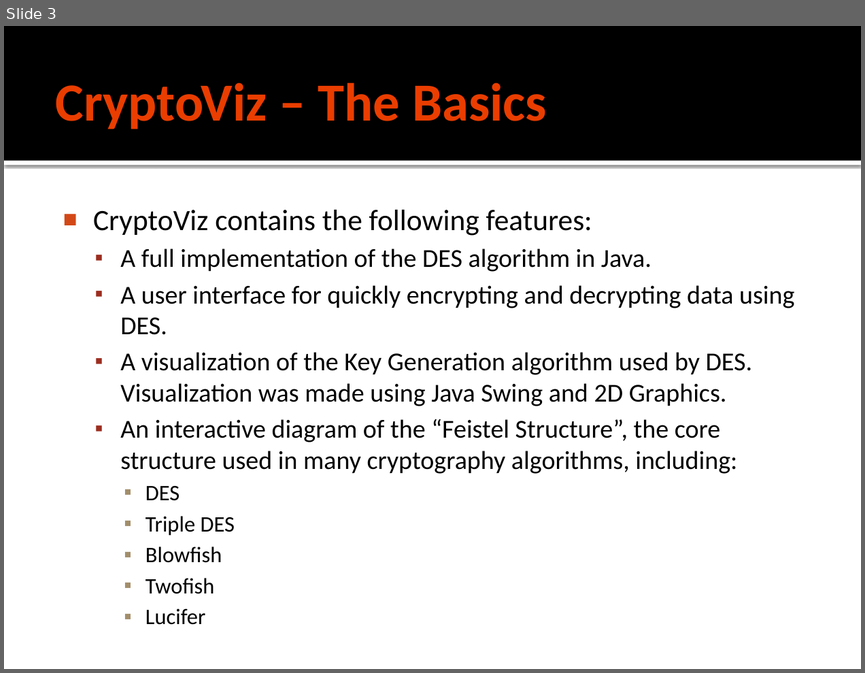
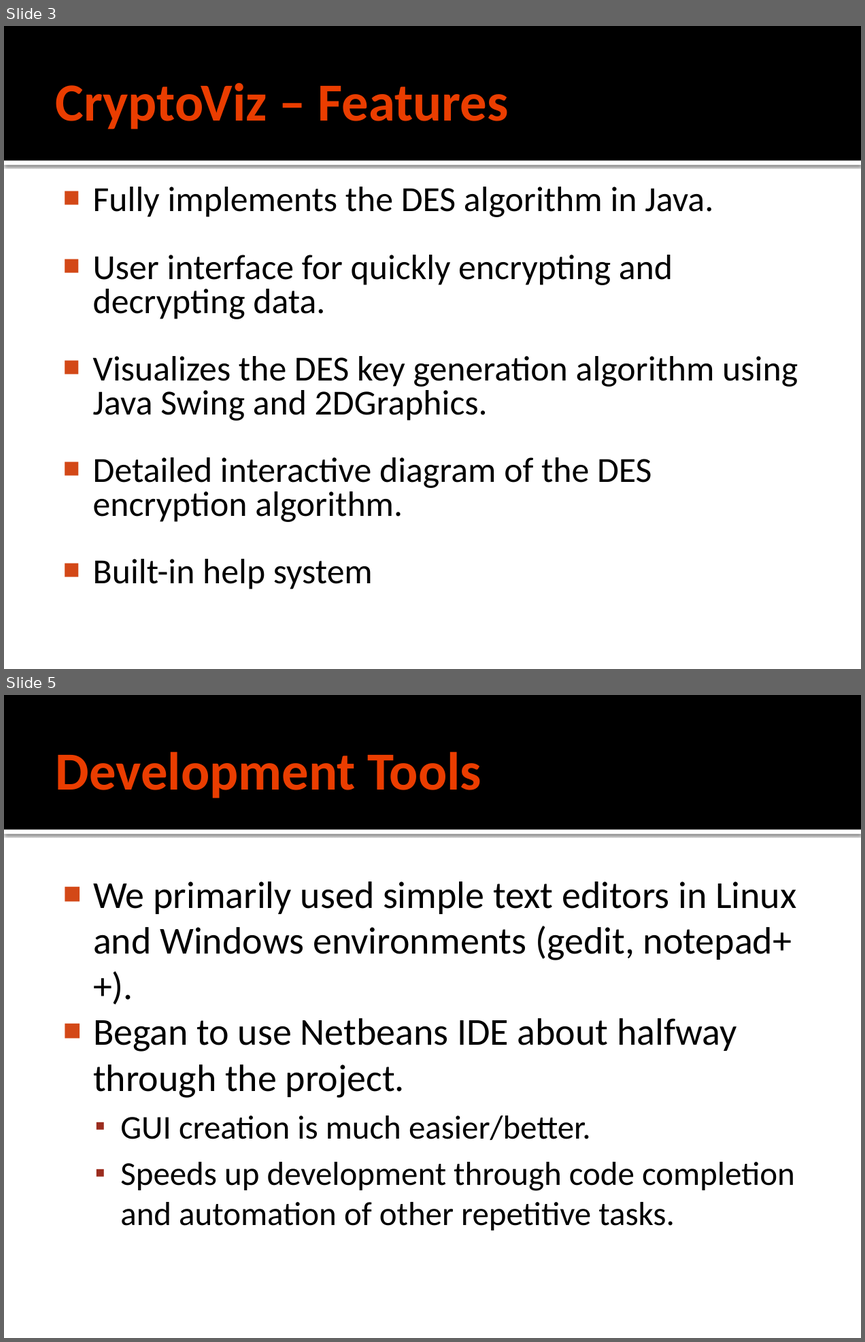
Before and after one commit to ikram1996/cryptoviz, a slide deck: docs/CryptoViz.pptx. Shown one above the other, each under a label of ours: slide 3 before the commit, slides 3 and 5 after it; the slides between them are not shown. The pictures are 865x673 and 865x1342 pixels, drawn with LibreOffice and Linux fonts; fonts in the diff are those of the drawing. Boxes give left, top, right and bottom in pixels: in the first picture for what was removed or moved away, otherwise in the second. Text is boxed around its words. In the diff, an @@ line names an element or a change of style, - is before the commit and + after.

```diff
--- a/docs/CryptoViz.pptx
+++ b/docs/CryptoViz.pptx
@@ slide 5 added at bbox=[4, 695, 861, 1338], background #FFFFFF; not listed: 2 template elements that a slide beside it also shows @@
@@ title added at bbox=[56, 751, 481, 798], 45 pt, text #EA3D00, bold @@
+Development Tools
@@ text added at bbox=[93, 881, 796, 1230], 32 pt, text #000000 @@
+■ We primarily used simple text editors in Linux and Windows environments (gedit, notepad++).
+■ Began to use Netbeans IDE about halfway through the project.
+  ▪ GUI creation is much easier/better.
+  ▪ Speeds up development through code completion and automation of other repetitive tasks.
@@ slide 3 changed as well @@
@@ title at bbox=[56, 82, 509, 129]: text changed @@
-CryptoViz – The Basics
+CryptoViz – Features
@@ text at bbox=[93, 186, 798, 589]: text changed; size 21.7 to 29.6 pt @@
-■ CryptoViz contains the following features:
-  ▪ A full implementation of the DES algorithm in Java.
-  ▪ A user interface for quickly encrypting and decrypting data using DES.
-  ▪ A visualization of the Key Generation algorithm used by DES. Visualization was made using Java Swing and 2D Graphics.
-  ▪ An interactive diagram of the “Feistel Structure”, the core structure used in many cryptography algorithms, including:
-    ▪ DES
-    ▪ Triple DES
-    ▪ Blowfish
-    ▪ Twofish
-    ▪ Lucifer
+■ Fully implements the DES algorithm in Java.
+■ User interface for quickly encrypting and decrypting data.
+■ Visualizes the DES key generation algorithm using Java Swing and 2DGraphics.
+■ Detailed interactive diagram of the DES encryption algorithm.
+■ Built-in help system
```
Also in this commit, not shown: 3 other slides changed, 4 other slides added, 1 other file.
